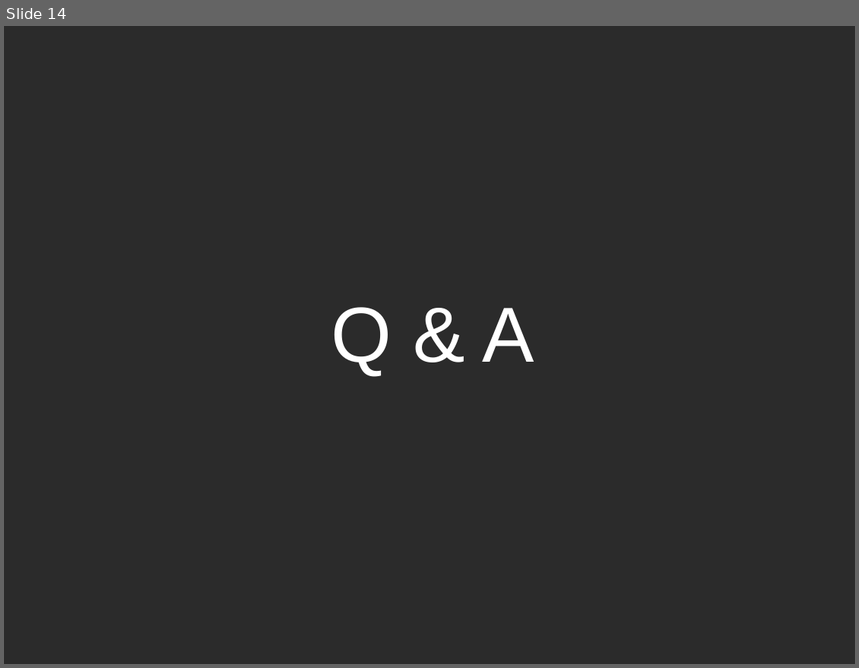
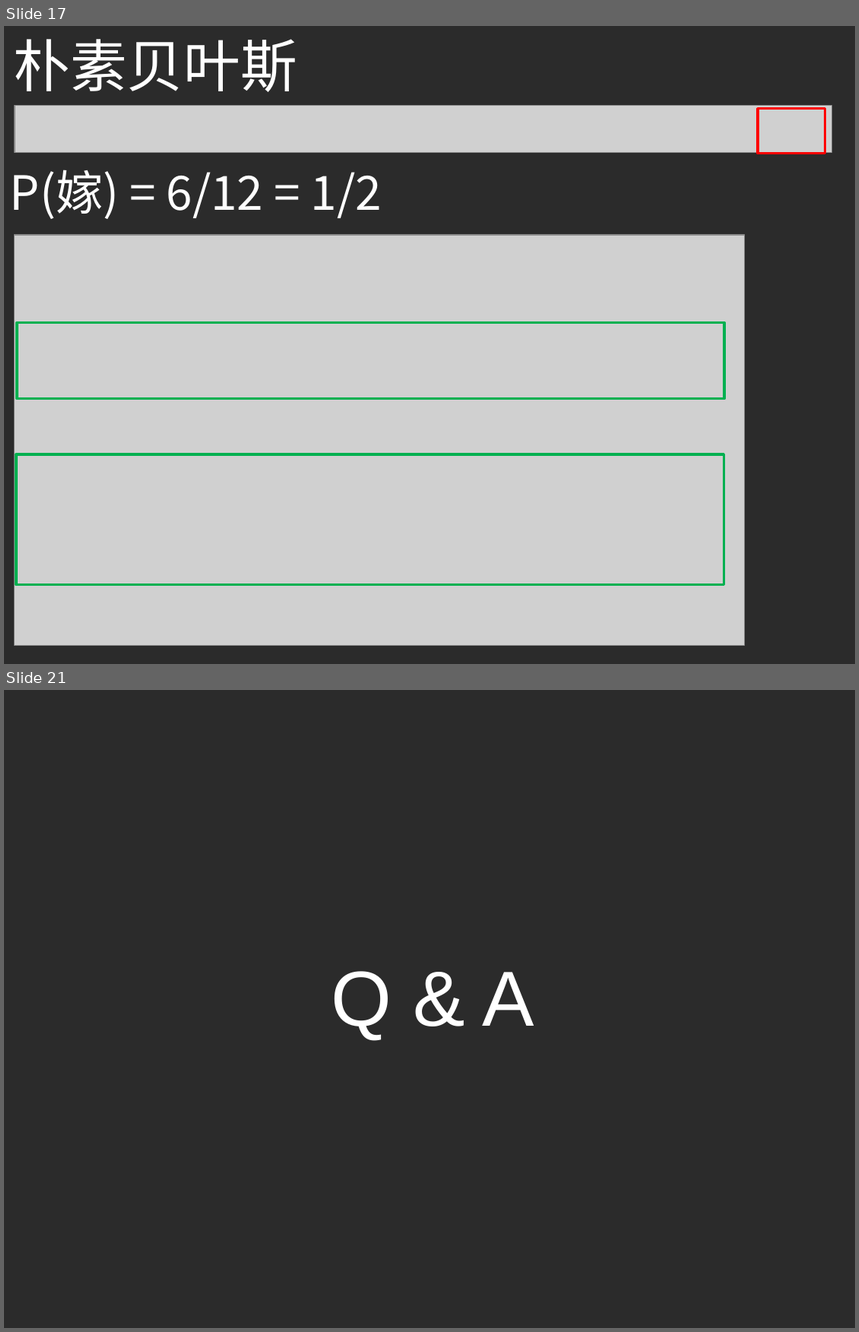
Before and after one commit to ouriris/ml-course, a slide deck: chapter.4/ppt/ML_CH4_Naive_Bayes.pptx. Shown one above the other, each under a label of ours: slide 14 before the commit, slides 17 and 21 after it; the slides between them are not shown. The pictures are 859x668 and 859x1332 pixels, drawn with LibreOffice and Linux fonts; fonts in the diff are those of the drawing; grey boxes stand for pictures; background and template pictures are left out; a plain dark background stands for a picture behind light text. Boxes give left, top, right and bottom in pixels: in the first picture for what was removed or moved away, otherwise in the second. Text is boxed around its words. In the diff, an @@ line names an element or a change of style, - is before the commit and + after.

```diff
--- a/chapter.4/ppt/ML_CH4_Naive_Bayes.pptx
+++ b/chapter.4/ppt/ML_CH4_Naive_Bayes.pptx
@@ slide 17 added at [4,26,855,664], background picture (left out) @@
@@ text added at [14,39,297,92], 48 pt, text #FFFFFF @@
+朴素贝叶斯
@@ picture added at [14,105,832,153] @@
@@ rectangle added at [758,109,826,154], outline #FF0000 2.25 pt @@
@@ text added at [10,170,382,219], 40 pt, text #FFFFFF @@
+P(嫁) = 6/12 = 1/2
@@ picture added at [14,234,744,645] @@
@@ rectangle added at [17,323,724,399], outline #00B050 2.25 pt @@
@@ rectangle added at [16,454,723,585], outline #00B050 2.25 pt @@
@@ what was slide 14 is now slide 21 @@
```
Also in this commit, not shown: 6 other slides added.
